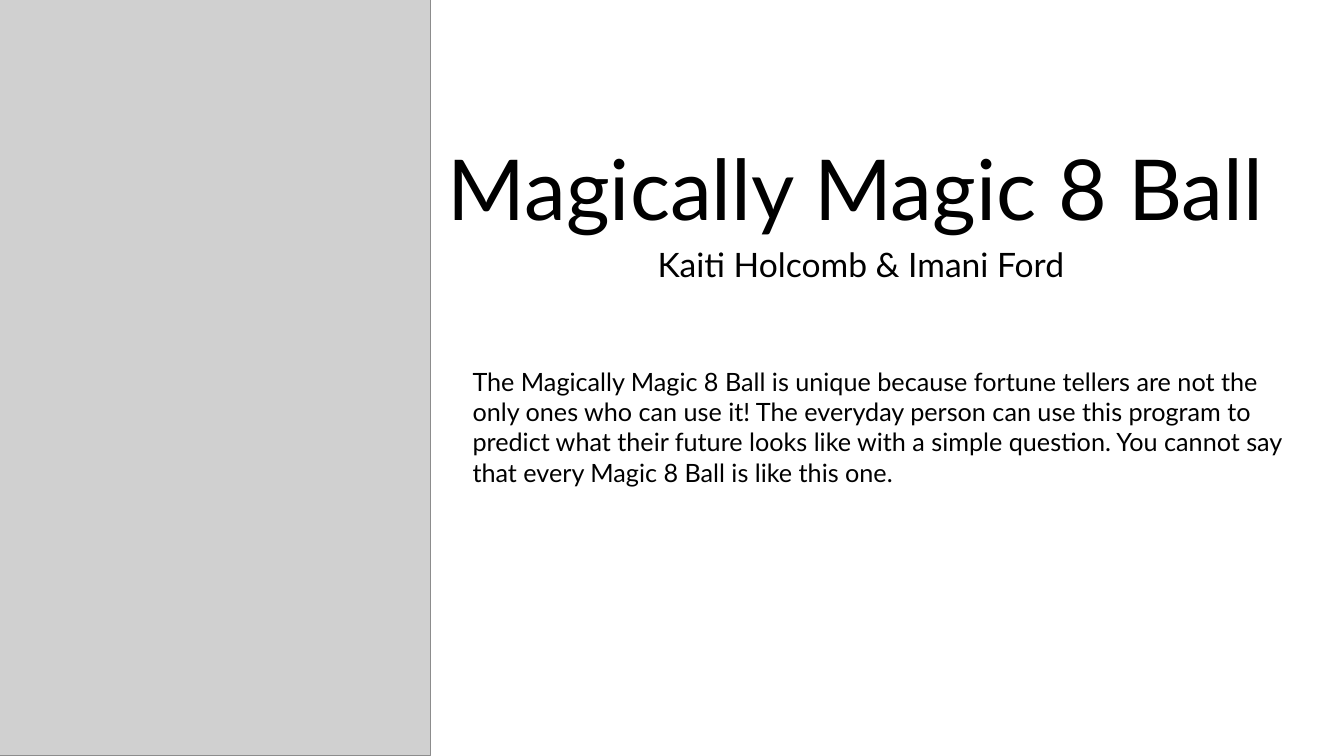
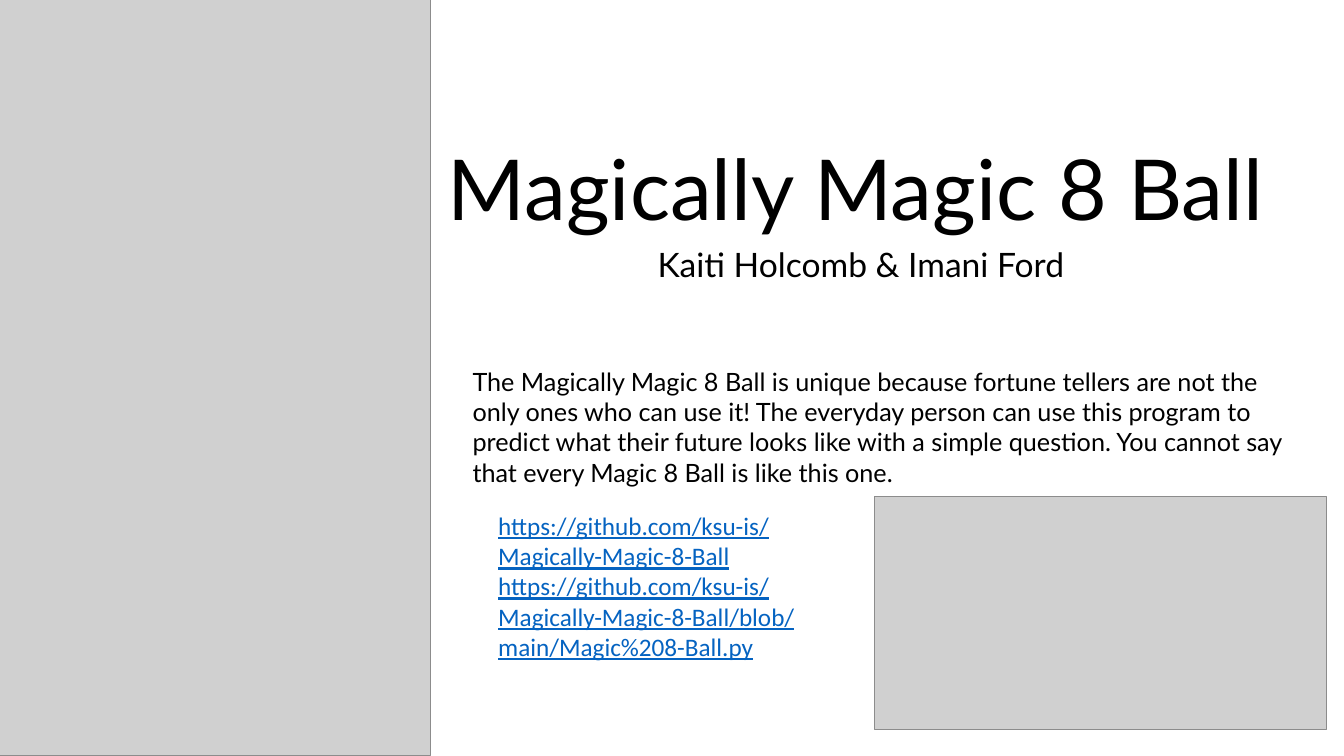
Before and after one commit to imaniford98/Magic-8-Ball, a slide deck: slide 1 of Project Sprint 3(1).pptx. Drawn at 1344x756 pixels with LibreOffice and Linux fonts; fonts in the diff are those of the drawing; grey boxes stand for pictures. Boxes give left, top, right and bottom in pixels: in the first picture for what was removed or moved away, otherwise in the second. Text is boxed around its words. In the diff, an @@ line names an element or a change of style, - is before the commit and + after.

Commit message:
ProjectSprint3

```diff
--- a/Project Sprint 3(1).pptx
+++ b/Project Sprint 3(1).pptx
@@ picture added at box(875, 496, 1327, 729) @@
@@ text added at box(498, 517, 794, 661), 18 pt, text #0563C1, underline @@
+https://github.com/ksu-is/Magically-Magic-8-Ball
+https://github.com/ksu-is/Magically-Magic-8-Ball/blob/main/Magic%208-Ball.py
```
